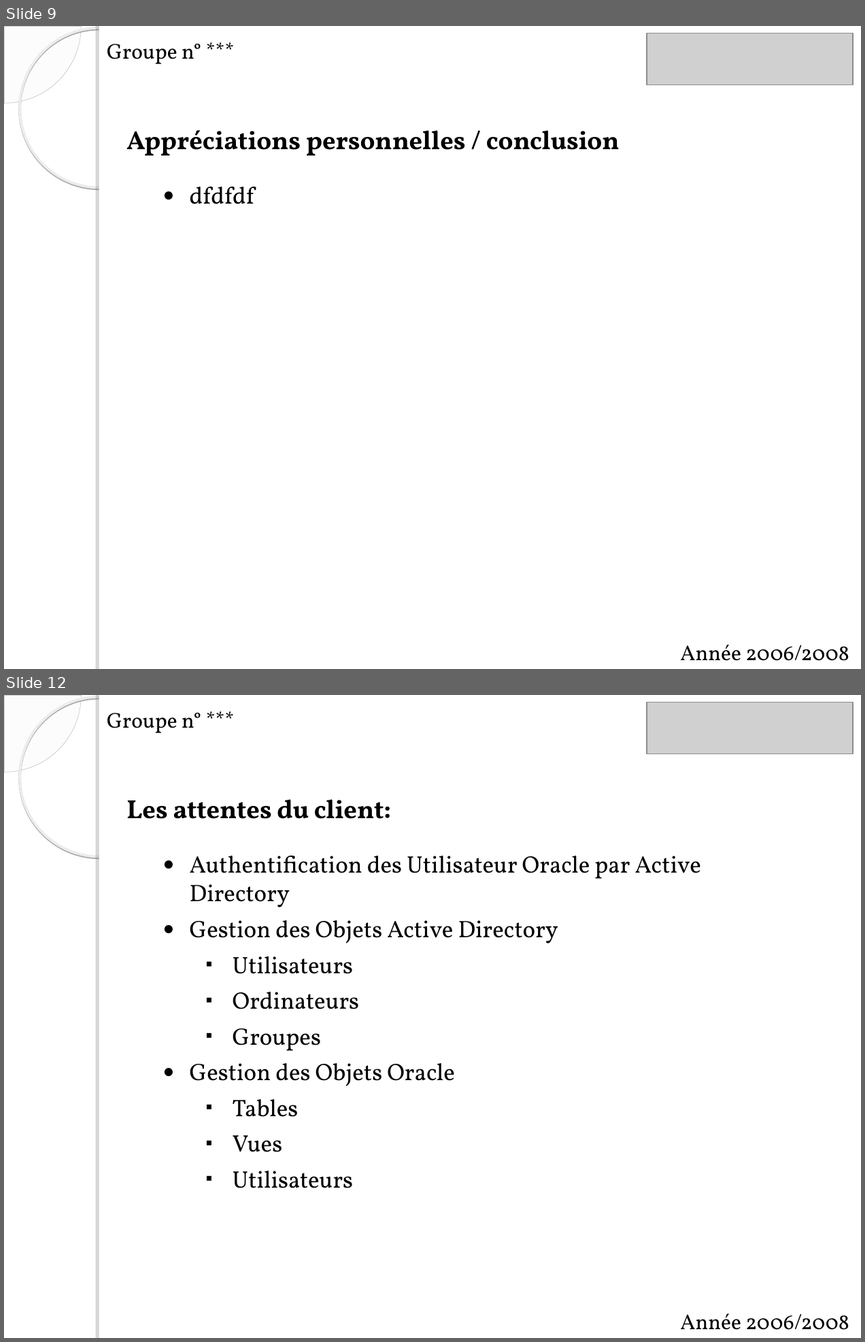
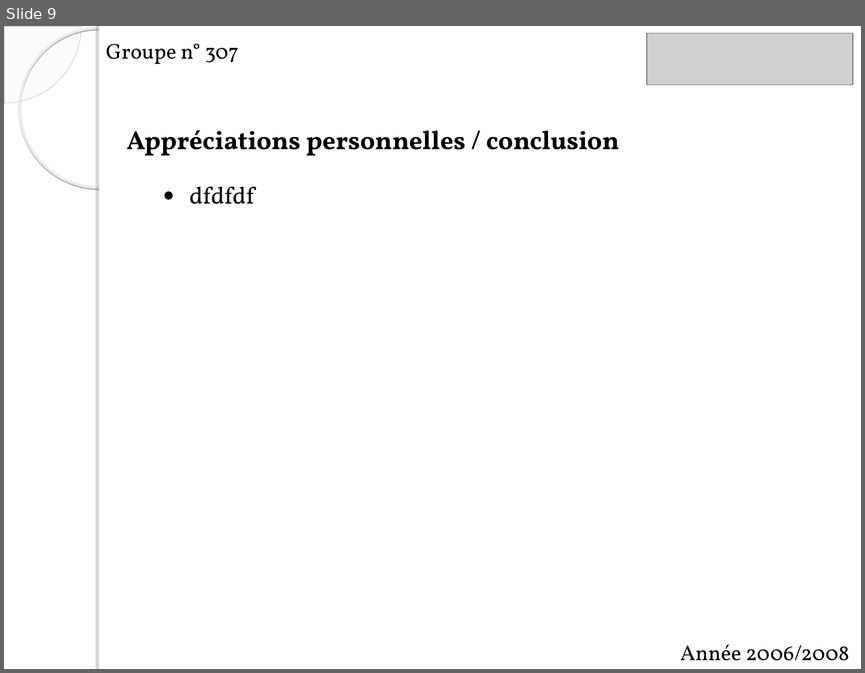
Before and after one commit to itsChris/abyss-project, a slide deck: ABYSS/doc/soutenance skar.ppt. Shown one above the other, each under a label of ours: slides 9 and 12 before the commit, slide 9 after it; the slides between them are not shown. The pictures are 865x1342 and 865x673 pixels, drawn with LibreOffice and Linux fonts; fonts in the diff are those of the drawing; grey boxes stand for pictures; background and template pictures are left out. Boxes give left, top, right and bottom in pixels: in the first picture for what was removed or moved away, otherwise in the second. Text is boxed around its words. In the diff, an @@ line names an element or a change of style, - is before the commit and + after.

```diff
--- a/ABYSS/doc/soutenance skar.ppt
+++ b/ABYSS/doc/soutenance skar.ppt
@@ slide 12 removed at (4,695,861,1338), background picture (left out); not listed: 4 template elements that a slide beside it also shows @@
@@ text removed at (107,713,201,733) @@
-Groupe n° ***
@@ picture removed at (647,702,852,754) @@
@@ text removed at (126,799,391,819) @@
-Les attentes du client:
@@ text removed at (190,855,701,1188) @@
-● Authentification des Utilisateur Oracle par Active Directory
-● Gestion des Objets Active Directory
-  ▪ Utilisateurs
-  ▪ Ordinateurs
-  ▪ Groupes
-● Gestion des Objets Oracle
-  ▪ Tables
-  ▪ Vues
-  ▪ Utilisateurs
@@ text removed at (680,1313,849,1329) @@
-Année 2006/2008
@@ slide 9 changed as well @@
@@ text at (106,44,239,64): text changed @@
-Groupe n° ***
+Groupe n° 307
```
Also in this commit, not shown: 6 other slides changed, 2 slides added, 5 other slides removed, 4 other files.
